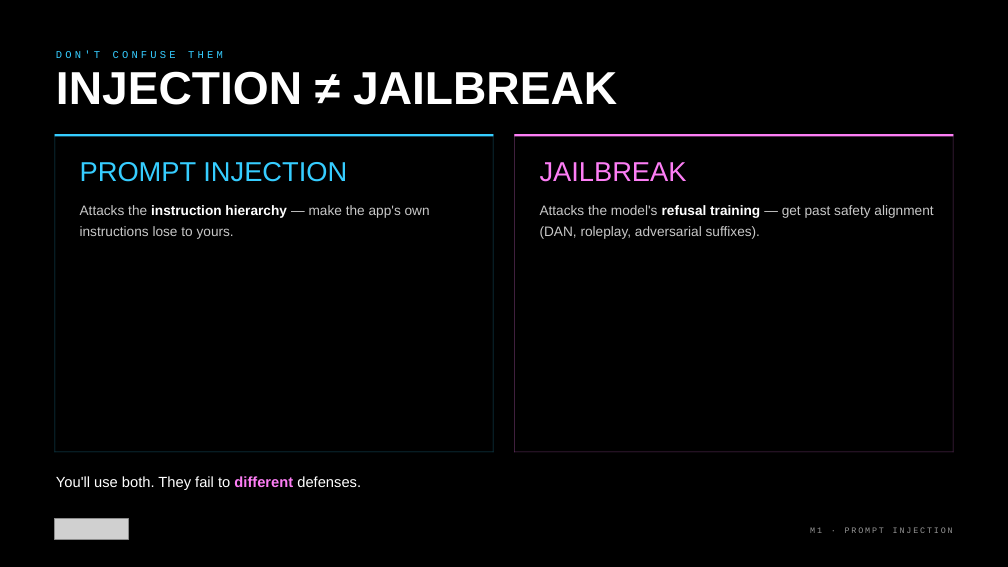
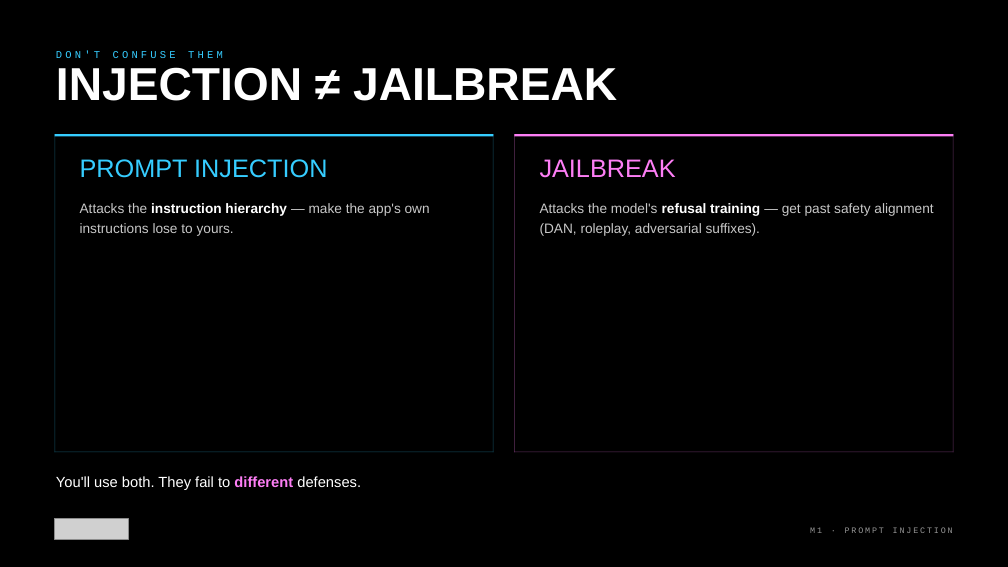
Before and after one commit to kkmookhey/training, a slide deck: slide 7 of blackhat-2026-adversarial-ai/M1-prompt-injection/slides/M1 Prompt Injection.pptx. Drawn at 1008x567 pixels with LibreOffice and Linux fonts; fonts in the diff are those of the drawing; grey boxes stand for pictures. Boxes give left, top, right and bottom in pixels: in the first picture for what was removed or moved away, otherwise in the second. Text is boxed around its words. In the diff, an @@ line names an element or a change of style, - is before the commit and + after.

```diff
--- a/blackhat-2026-adversarial-ai/M1-prompt-injection/slides/M1 Prompt Injection.pptx
+++ b/blackhat-2026-adversarial-ai/M1-prompt-injection/slides/M1 Prompt Injection.pptx
@@ text "INJECTION ≠ JAILBREAK" at (x1=56, y1=67, x2=617, y2=101): line spacing 0.78 to 0.68 @@
@@ text "PROMPT INJECTION" at (x1=80, y1=159, x2=327, y2=178): size 39 to 36.1 pt; line spacing 0.79 to 0.69 @@
@@ text "JAILBREAK" at (x1=540, y1=159, x2=676, y2=178): size 39 to 36.1 pt; line spacing 0.79 to 0.69 @@
@@ text "Attacks the instruction hierarchy — ..." at (x1=80, y1=203, x2=430, y2=236): line spacing 1.3 to 1.2 @@
@@ text "Attacks the model's refusal training ..." at (x1=540, y1=203, x2=933, y2=236): line spacing 1.3 to 1.2 @@
```
Also in this commit, not shown: 28 other slides changed, 5 other files.
